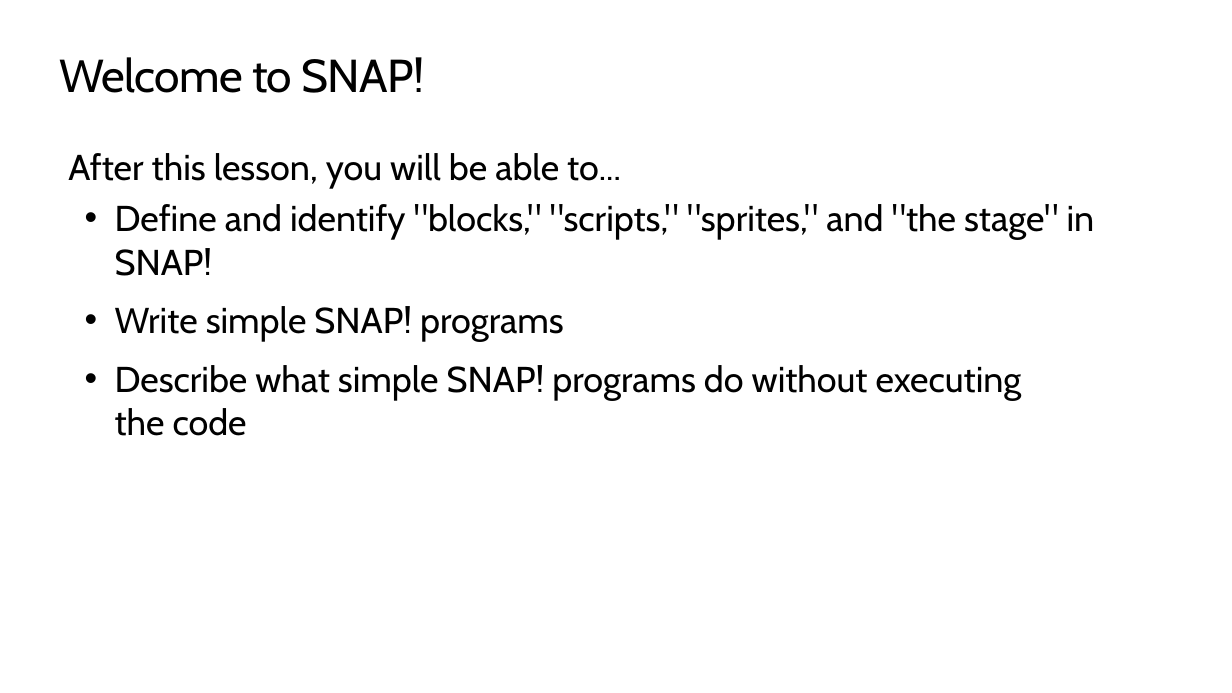
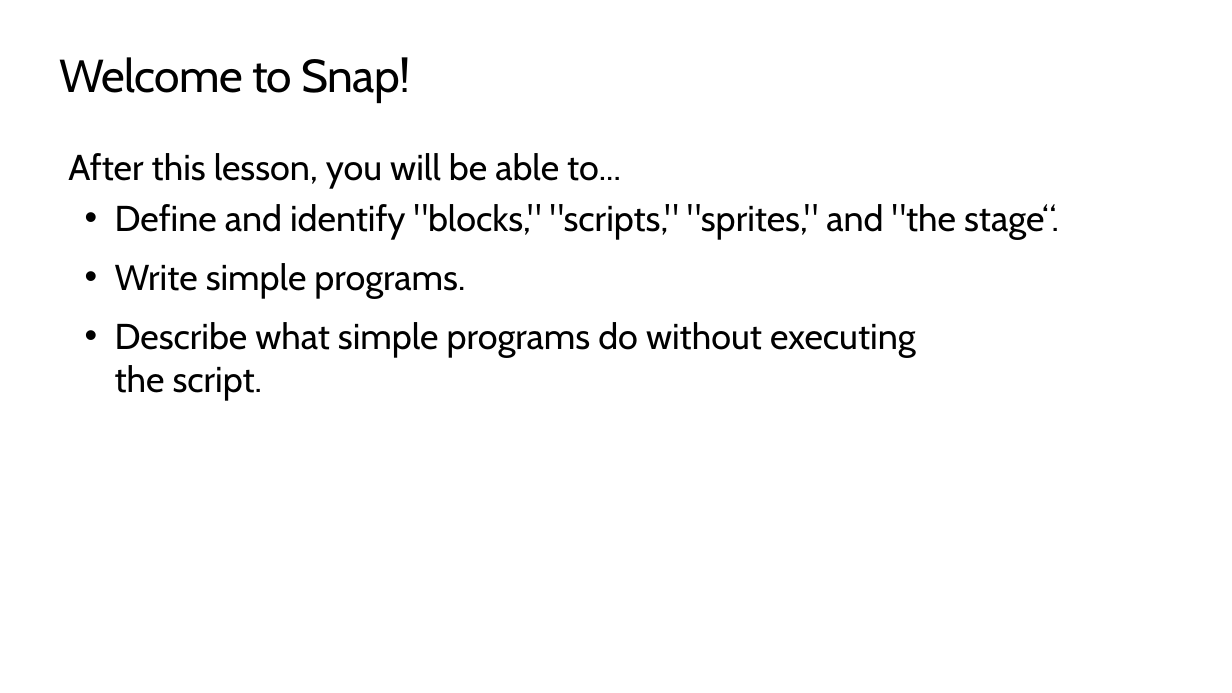
Before and after one commit to TEALSK12/introduction-to-computer-science, a slide deck: slide 2 of slidedecks/TEALS SNAP 1.1.pptx. Drawn at 1232x693 pixels with LibreOffice and Linux fonts; fonts in the diff are those of the drawing; background and template pictures are left out. Boxes give left, top, right and bottom in pixels: in the first picture for what was removed or moved away, otherwise in the second. Text is boxed around its words. In the diff, an @@ line names an element or a change of style, - is before the commit and + after.

```diff
--- a/slidedecks/TEALS SNAP 1.1.pptx
+++ b/slidedecks/TEALS SNAP 1.1.pptx
@@ title at [59,57,410,103]: text changed @@
-Welcome to SNAP!
+Welcome to Snap!
@@ text at [115,204,1059,401]: text changed @@
-• Define and identify "blocks," "scripts," "sprites," and "the stage" in SNAP!
-• Write simple SNAP! programs
-• Describe what simple SNAP! programs do without executing
-  the code
+• Define and identify "blocks," "scripts," "sprites," and "the stage“.
+• Write simple programs.
+• Describe what simple programs do without executing
+  the script.
```
Also in this commit, not shown: 8 other slides changed, 1 slide added, 2 slides removed, 18 other files.
